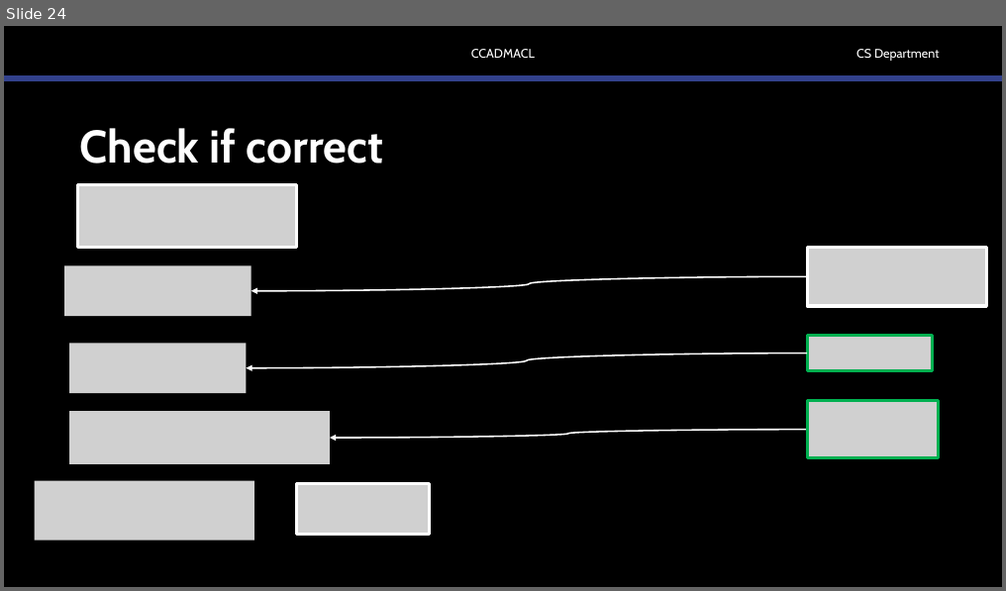
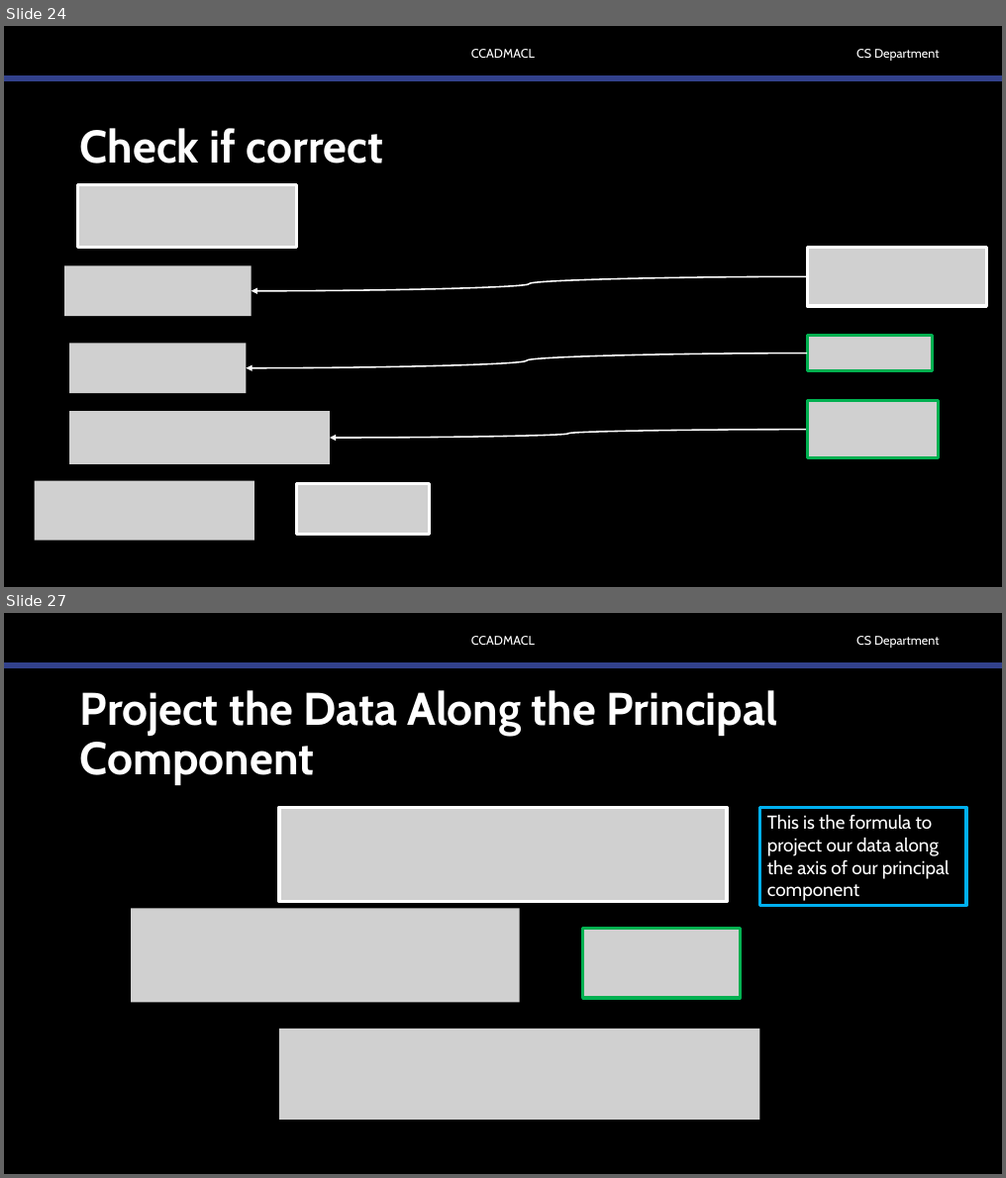
Before and after one commit to robitussin/CCADMACL, a slide deck: 7 - Principal Component Analysis/Covariance Matrix.pptx. Shown one above the other, each under a label of ours: slide 24 before the commit, slides 24 and 27 after it; the slides between them are not shown. The pictures are 1006x591 and 1006x1178 pixels, drawn with LibreOffice and Linux fonts; fonts in the diff are those of the drawing; grey boxes stand for pictures; background and template pictures are left out. Boxes give left, top, right and bottom in pixels: in the first picture for what was removed or moved away, otherwise in the second. Text is boxed around its words. In the diff, an @@ line names an element or a change of style, - is before the commit and + after.

```diff
--- a/7 - Principal Component Analysis/Covariance Matrix.pptx
+++ b/7 - Principal Component Analysis/Covariance Matrix.pptx
@@ slide 27 added at [4, 613, 1002, 1174], background #000000; not listed: 3 template elements that a slide beside it also shows @@
@@ title added at [80, 690, 777, 784], 44 pt, text #FFFFFF, bold @@
+Project the Data Along the Principal Component
@@ picture added at [279, 808, 727, 902] @@
@@ rectangle added at [760, 808, 966, 906], outline #00B0F0 3 pt, 18 pt, text #FFFFFF @@
+This is the formula to project our data along the axis of our principal component
@@ picture added at [131, 909, 519, 1003] @@
@@ picture added at [583, 928, 740, 998] @@
@@ picture added at [279, 1029, 760, 1121] @@
```
Also in this commit, not shown: 4 other slides added.
